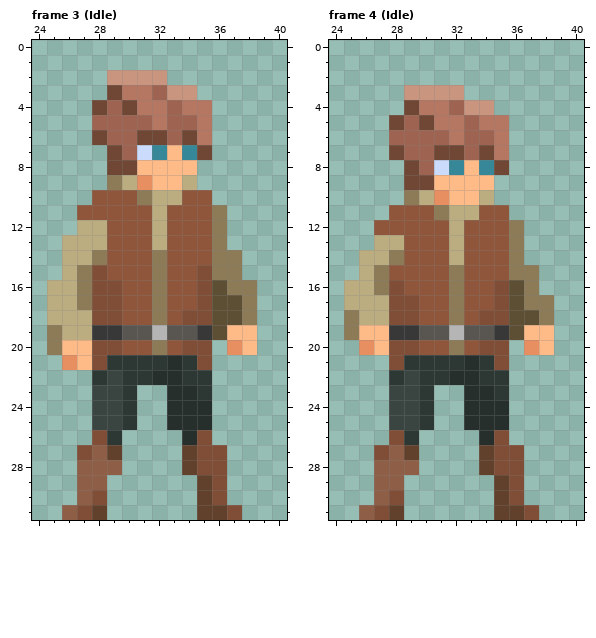
Two versions of one pixel-art file, assets/editor/entities/Player IN PROGRESS.aseprite. The picture above is the old version.
64x32 pixels, 16 frames. Shown: frame 3 (Idle): x 24..40, y 0..31; frame 4 (Idle): x 24..40, y 0..31. The commit also changed other frames, which this record leaves out.
And afterwards:
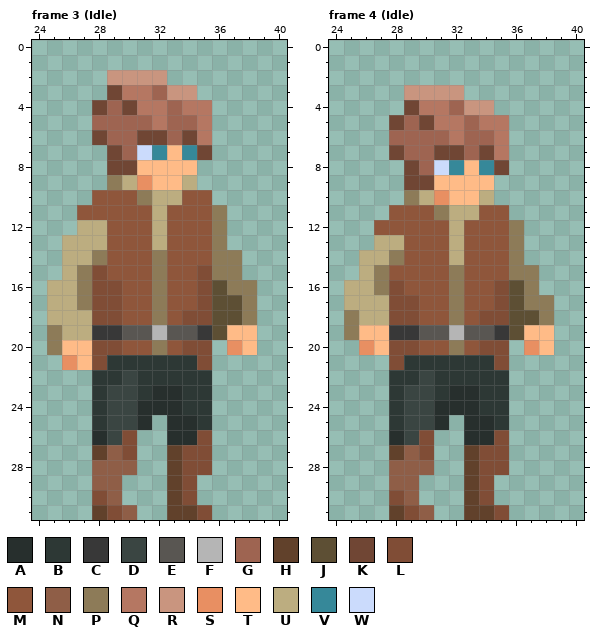
Palette (. is transparent): A #272f2d  B #2d3835  C #383838  D #3a4542  E #595652  F #b5b5b5  G #9e6451  H #61412b  J #5d4f34  K #704634  L #804d36  M #8f563b  N #8f5e47  P #8d7b58  Q #b57762  R #c9957f  S #e88f62  T #ffbb87  U #bcad80  V #368899  W #cbdbfc
The edit:
Frame 3 (Idle):
Colour A is added in row 23 at x 32; in row 24 at x 31 to 32; in row 25 at x 31; in row 26 at x 33.
Colour A replaces colour L in row 26 at x 28.
Colour B is added in row 23 at x 31.
Colour B replaces colour A in row 21 at x 33; in row 22 at x 32 to 33; in row 23 at x 34; in row 24 at x 34 to 35; in row 25 at x 35.
Colour B replaces colour D in row 22 at x 29; in rows 23 to 25 at x 28.
Colour D replaces colour B in rows 22 to 25 at x 30; in row 26 at x 29.
Colour H is added in rows 27 to 30 at x 33; in row 31 at x 33 to 34.
Colour H replaces colour N in row 27 at x 28.
Colour L is added in rows 26 to 27 at x 30; in rows 29 to 30 at x 34; in row 31 at x 29.
Colour L replaces colour H in rows 27 to 28 at x 34; in row 31 at x 35.
Colour N is added in row 28 at x 30; in rows 29 to 30 at x 29; in row 31 at x 30.
Colour N replaces colour H in row 27 at x 29.
The author cleared colour H in rows 29 to 30 at x 35; in row 31 at x 36.
The author cleared colour L in row 27 at x 27 and 36; in rows 28 to 30 at x 36; in row 31 at x 27 and 37.
The author cleared colour N in rows 28 to 30 at x 27; in row 31 at x 26.
Frame 4 (Idle): the same change as frame 3 (Idle)
Pixel boxes of the changes (left, top, right, bottom) in both pictures:
changed: (62, 355, 242, 520)
changed: (359, 355, 539, 520)
